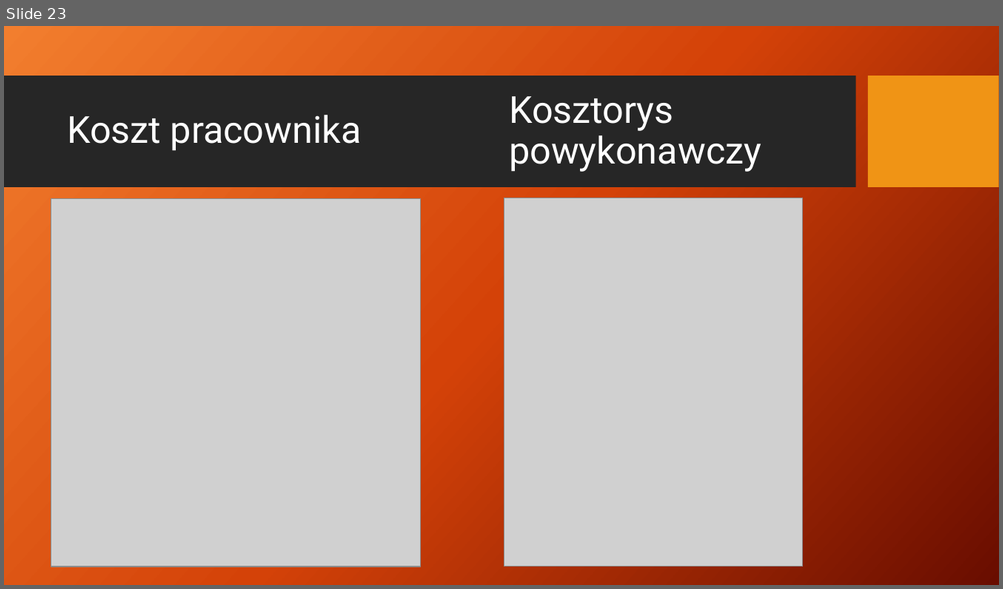
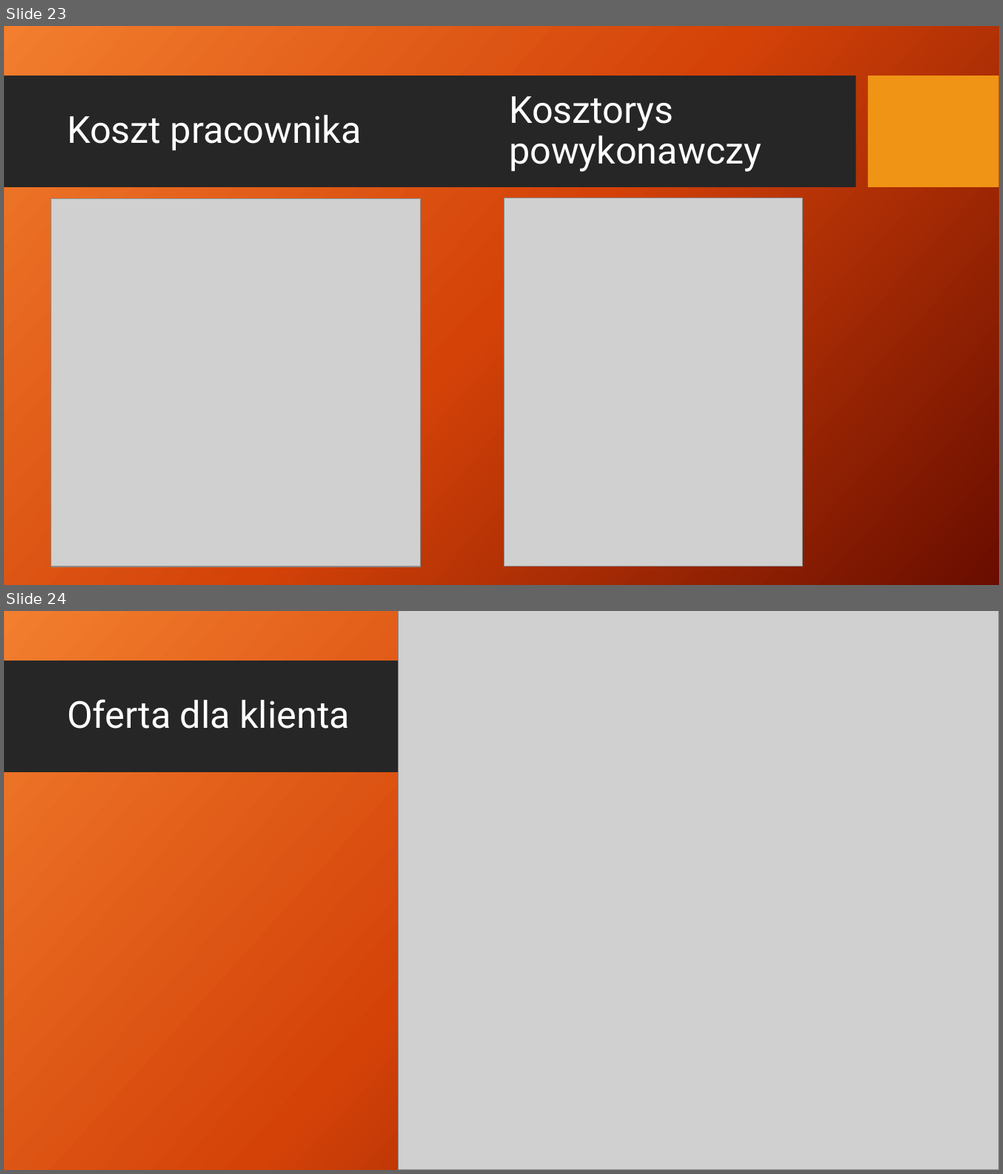
Before and after one commit to rudnickirobert/KWZP2021, a slide deck: Prezentacja.pptx. Shown one above the other, each under a label of ours: slide 23 before the commit, slides 23 and 24 after it. The pictures are 1003x589 and 1003x1174 pixels, drawn with LibreOffice and Linux fonts; fonts in the diff are those of the drawing; grey boxes stand for pictures; background and template pictures are left out. Boxes give left, top, right and bottom in pixels: in the first picture for what was removed or moved away, otherwise in the second. Text is boxed around its words. In the diff, an @@ line names an element or a change of style, - is before the commit and + after.

```diff
--- a/Prezentacja.pptx
+++ b/Prezentacja.pptx
@@ slide 24 added at [4, 611, 999, 1170], background picture (left out); not listed: 2 template elements that a slide beside it also shows @@
@@ picture added at [398, 611, 999, 1170] @@
@@ title added at [67, 699, 349, 729], 36 pt, text #FFFFFF @@
+Oferta dla klienta
```
Also in this commit, not shown: 6 other slides added.
